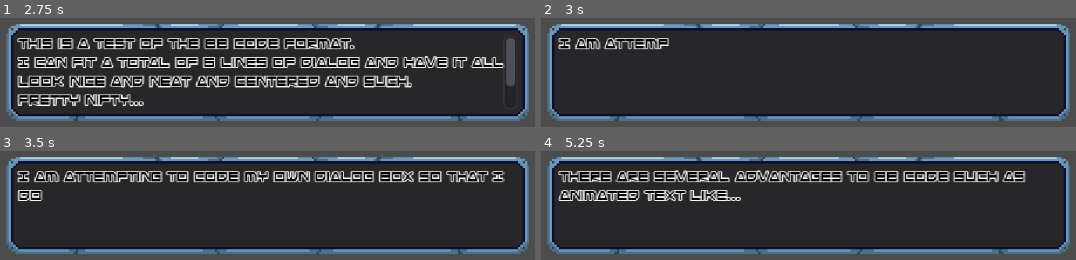
Above: before the commit, frames 1-4 (two rows, left to right).
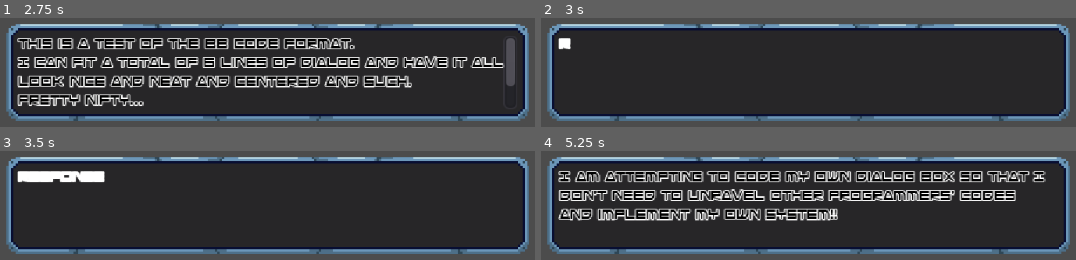
Above: after the commit, the same moments.

Repository: GeekzGamingz/Myunjoule
Game: Godot game, scene res://source/UI/Dialog/DialogInterface.tscn
Same seed, same stepped clock (60 frames per second), same inputs: the game is played once before the commit and once after it. This scene is started directly instead of the project's main scene.
Inputs:
- Up to frame 1 (2.75 s): hold D (move_right) 0.53-1.28 s; hold E (activate) 0.53-1.28 s; hold S (move_backward) 1.28-2.03 s; tap E (activate) at 1.35 s; tap Enter at 2 s; hold D (move_right) from 2.03 s (still down); hold E (activate) from 2.03 s (still down); tap Tab (expo_tab) at 2.1 s
- Up to frame 2 (3 s): tap Space at 2.75 s; release D (move_right) at 2.78 s; release E (activate) at 2.78 s; hold W (move_forward) from 2.78 s (still down); tap 1 (select_choice_1) at 2.85 s
- Up to frame 3 (3.5 s): keep holding W (move_forward); tap E (activate) at 3.05 s
- Up to frame 4 (5.25 s): release W (move_forward) at 3.53 s; hold E (activate) 3.53-4.28 s; hold A (move_left) 3.53-5.03 s; tap 2 (select_choice_2) at 3.6 s; tap E (activate) at 4.35 s; hold S (move_backward) from 5.03 s (still down); hold E (activate) from 5.03 s (still down)

Frame 1 is identical in both runs. In frame 2, 1.7% of the frame differs, in the area x 3-24%, y 18-30%; in frame 3, 8.1%; in frame 4, 18%, in the area x 3-95%, y 17-65%.

Commit message:
Harden dialog choices

Diff:
--- a/source/Actors/Yorker/Yorker.gd
+++ b/source/Actors/Yorker/Yorker.gd
@@ -45,7 +45,7 @@
 				addDia()
 			1:
 				diaCheck()
-				dialog.dialog = Dialogue.YorkerChoiceDia1
+				dialog.dialog = Dialogue.YorkerChoiceDia1_
 				dialog.diaChoice1 = Dialogue.YorkerChoice1
 				dialog.diaChoice2 = Dialogue.YorkerChoice2
 				addDia()
--- a/source/Dialogue.gd
+++ b/source/Dialogue.gd
@@ -1,14 +1,28 @@
 extends Node
 #-------------------------------------------------------------------------------------------------#
 #Yorker
-var YorkerIntro = [
-	'[color=black]Yorker\n[color=red]“...Hey! Are you even listenin\' to me?”',
-	'[color=black]Yorker\n[color=red]“Yeah, you! I\'m talking to you! Come over here, would ya?”',
-	'[color=black]Yorker\n[color=red]“Agh, this is why I hate sand! It gets everywhere, even in my joints! What a nuisance, eh?”'
+#var YorkerIntro = [
+#	'[color=black]Yorker\n[color=red]“...Hey! Are you even listenin\' to me?”',
+#	'[color=black]Yorker\n[color=red]“Yeah, you! I\'m talking to you! Come over here, would ya?”',
+#]
+var YorkerIntro = {
+	dialogue = [
+		'[color=black]Yorker\n[color=red]“...Hey! Are you even listenin\' to me?”',
+		'[color=black]Yorker\n[color=red]“Yeah, you! I\'m talking to you! Come over here, would ya?”',
+	],
+	choice_index = -1
+}
+var YorkerChoiceDia1 = [
+	'[color=black]Yorker\n[color=red]“Agh, this is why I hate sand! It gets everywhere, even in my joints! What a nuisance, eh?”',
+	'[color=black]Yorker\n[color=red]“...Woah, why\'re you lookin\' at me like that? You short circuiting, or somethin\'?”',
 ]
-var YorkerChoiceDia1 = [
-	'[color=black]Yorker\n[color=red]“...Woah, why\'re you lookin\' at me like that? You short circuiting, or somethin\'?”'
-]
+var YorkerChoiceDia1_ = {
+	dialogue = [
+		'[color=black]Yorker\n[color=red]“Agh, this is why I hate sand! It gets everywhere, even in my joints! What a nuisance, eh?”',
+		'[color=black]Yorker\n[color=red]“...Woah, why\'re you lookin\' at me like that? You short circuiting, or somethin\'?”',
+	],
+	choice_index = 1,
+}
 var YorkerChoice1 = {
 	choice_text = '[color=blue][center]“Sorry, I must have been daydreaming.”',
 	response_text = '[color=black]Yorker\n[color=red]“What the heck? \'Daydreaming?\' Pal, you must be broken somewhere. Machines don\'t dream.”'
--- a/source/UI/Dialog/DialogInterface.gd
+++ b/source/UI/Dialog/DialogInterface.gd
@@ -17,23 +17,32 @@
 signal diaDone
 #-------------------------------------------------------------------------------------------------#
 #Dialog
-var dialog = [
-	'[color=black]This is a test of the BB Code format.\nI can fit a total of 6 lines of dialog and have it all\nlook nice and neat and centered and such.\nPretty nifty...\nDon\'t you think?\nWell, I do.',
-	'[color=black]I am attempting to code my own dialog box so that I don\'t need to unravel other programmers\' codes and implement my own system!!',
-	'[color=black]There are several advantages to BB Code such as animated text like...',
-	'[color=black]A [wave]wave[/wave] effect!,\nI can also change the [wave amp=100]amplitude[/wave] or the [wave freq=10]frequency[/wave].',
-	'[color=black]The next effect is the [tornado]tornado[/tornado] effect.\nWith this I can affect the [tornado radius=20]radius[/tornado] as well as the [tornado freq=10]frequency[/tornado].',
-	'[color=black]Now we move onto the [shake level=10]shake[/shake] effect.\nThis will be useful to emphasis [shake level=10]fear[/shake] in a dialog.\nI can control not only the [shake level=10 rate=5000]rate[/shake], but the [shake level=50]level[/shake] as well.',
-	'[color=black]Moving on, we have [fade start=0 length=4]fade[/fade].\nYou can [fade start=0 length=5]start[/fade] with one word or use an entire phrase.\n\"[shake level=10]Mr. Stark[/shake]... [wave][fade start=0 length=20]I don\'t feel so good[/fade][/wave]\".',
-	'[color=black]And the last effect is the [color=white][rainbow]rainbow[/rainbow][color=black].\nThis is great for showing people how [color=white][rainbow]GAAAAAAY[/rainbow][color=black] you are!\nYou can change the [color=white][rainbow sat=0.5]saturation[/rainbow][color=black] and [color=white][rainbow freq=5]frequency[/rainbow][color=black].'
-]
+var dialog = {
+	dialogue = [
+		'[color=black]This is a test of the BB Code format.\nI can fit a total of 6 lines of dialog and have it all\nlook nice and neat and centered and such.\nPretty nifty...\nDon\'t you think?\nWell, I do.',
+		'[color=black]I am attempting to code my own dialog box so that I don\'t need to unravel other programmers\' codes and implement my own system!!',
+		'[color=black]There are several advantages to BB Code such as animated text like...',
+		'[color=black]A [wave]wave[/wave] effect!,\nI can also change the [wave amp=100]amplitude[/wave] or the [wave freq=10]frequency[/wave].',
+		'[color=black]And this is what a choice looks like. Hit the 1 or 2 keys to pick.',
+		'[color=black]The next effect is the [tornado]tornado[/tornado] effect.\nWith this I can affect the [tornado radius=20]radius[/tornado] as well as the [tornado freq=10]frequency[/tornado].',
+		'[color=black]Now we move onto the [shake level=10]shake[/shake] effect.\nThis will be useful to emphasis [shake level=10]fear[/shake] in a dialog.\nI can control not only the [shake level=10 rate=5000]rate[/shake], but the [shake level=50]level[/shake] as well.',
+		'[color=black]Moving on, we have [fade start=0 length=4]fade[/fade].\nYou can [fade start=0 length=5]start[/fade] with one word or use an entire phrase.\n\"[shake level=10]Mr. Stark[/shake]... [wave][fade start=0 length=20]I don\'t feel so good[/fade][/wave]\".',
+		'[color=black]And the last effect is the [color=white][rainbow]rainbow[/rainbow][color=black].\nThis is great for showing people how [color=white][rainbow]GAAAAAAY[/rainbow][color=black] you are!\nYou can change the [color=white][rainbow sat=0.5]saturation[/rainbow][color=black] and [color=white][rainbow freq=5]frequency[/rainbow][color=black].'
+	],
+	choice_index = 4,
+}
 var blank_choice = {
 	choice_text = '',
 	response_text = '',
 }
-#var diaChoice1 = ['']
-var diaChoice1 = blank_choice
-var diaChoice2 = blank_choice
+var diaChoice1 = {
+	choice_text = 'Choice #1',
+	response_text = 'Response to choice 1.',
+}
+var diaChoice2 = {
+	choice_text = 'Choice #2',
+	response_text = 'Response to choice 2.',
+}
 #-------------------------------------------------------------------------------------------------#
 #Ready
 func _ready() -> void:
@@ -45,16 +54,19 @@
 		pick_choice(1)
 	if Input.is_action_just_pressed("select_choice_2"):
 		pick_choice(2)
+#	if Input.is_action_just_pressed("activate"):
+#		load_dialog()
+#		load_choice1()
+#		load_choice2()
 #-------------------------------------------------------------------------------------------------#
 #Load Dialog
 func load_dialog(dialog_text: String = ''):
-	if dialogIndex < dialog.size() or dialog_text:
+	if dialogIndex < dialog.dialogue.size() or dialog_text:
 		finished = false
 		if dialog_text != '':
-			print("Passed dialog text!")
 			dialogText.bbcode_text = dialog_text
 		else:
-			dialogText.bbcode_text = dialog[dialogIndex]
+			dialogText.bbcode_text = dialog.dialogue[dialogIndex]
 		dialogText.percent_visible = 0
 		textTween.interpolate_property(dialogText, "percent_visible",
 			0, 1, 1.5, Tween.TRANS_LINEAR, Tween.EASE_IN_OUT)
@@ -65,7 +77,7 @@
 	if dialog_text == '':
 		dialogIndex += 1
 func load_choice1():
-	if diaChoice1.choice_text != '' and diaChoice1.response_text != '':
+	if dialog.choice_index == dialogIndex:
 		$Choice1.visible = true
 		finished = false
 		choice1.bbcode_text = diaChoice1.choice_text
@@ -76,7 +88,7 @@
 	else:
 		$Choice1.visible = false
 func load_choice2():
-	if diaChoice2.choice_text != '' and diaChoice2.response_text != '':
+	if dialog.choice_index == dialogIndex:
 		$Choice2.visible = true
 		finished = false
 		choice2.bbcode_text = diaChoice2.choice_text
